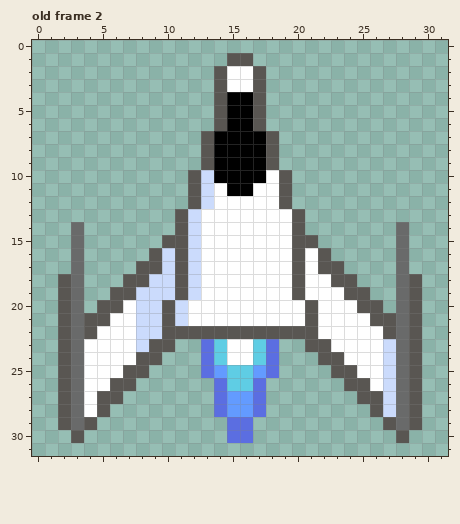
A pixel-art file gets an edit: assets/player/PlayerShip.ase. Above is the file before it was changed.
32x32 pixels, 3 frames. Shown: old frame 2. The commit also changed other frames, which this record leaves out.
New version:
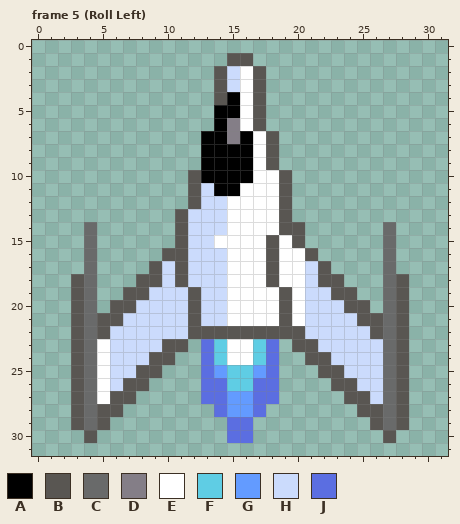
Palette (. is transparent): A #000000  B #595652  C #696a6a  D #847e87  E #ffffff  F #5fcde4  G #639bff  H #cbdbfc  J #5b6ee1
A new or re-ordered frame is compared with the old frame closest to it.
Changes in this commit:
frames 3 -> 15
Changed rows in their new state; - is an unchanged pixel.
Frame 5 (Roll Left) is new; against old frame 2:
first column x 2:
 2 -------------H--------------
 3 -------------H--------------
 4 --------------E-------------
 5 ------------A-E-------------
 6 ------------ADE-------------
 7 -----------A-D-E------------
 8 -----------A---E------------
 9 -----------A---E------------
10 -----------A---E------------
11 ------------A-E-------------
12 ------------H---------------
13 -----------HH----B.---------
14 -.C--------HH----B-------C.-
15 -.C-----.--H----B--.-----C.-
16 -.C----.B--HH---B-EB.----C.-
17 -.C---.----HH---B-EH-.---C.-
18 .BC--.-B---HH---B-EHB-.--CB.
19 .BC-.-B--HBHH----BEHHB-.-CB.
20 .BC.-B--H-BHH----B-HHHB-.CB.
21 .BC-BH--H-BHH----B-HHHHB-CB.
22 .BCBHH--HH---------HHHHHBCB.
23 .BC-HH-H-B--------B-HHHHHCB.
24 .BC-HHH-B----------B-HHHHCB.
25 .BC-HH-B------------B-HHHCB.
26 .BC-H-B----J----J----B-HHCB.
27 .BCE-B-----J----J-----B-HCB.
28 .BC-B------------------B-CB.
29 .BCB--------------------BCB.
30 -.B----------------------B.-
Changed places in both pictures, as pixel boxes (x1, y1, x2, y2):
changed: (58, 66, 422, 443)
